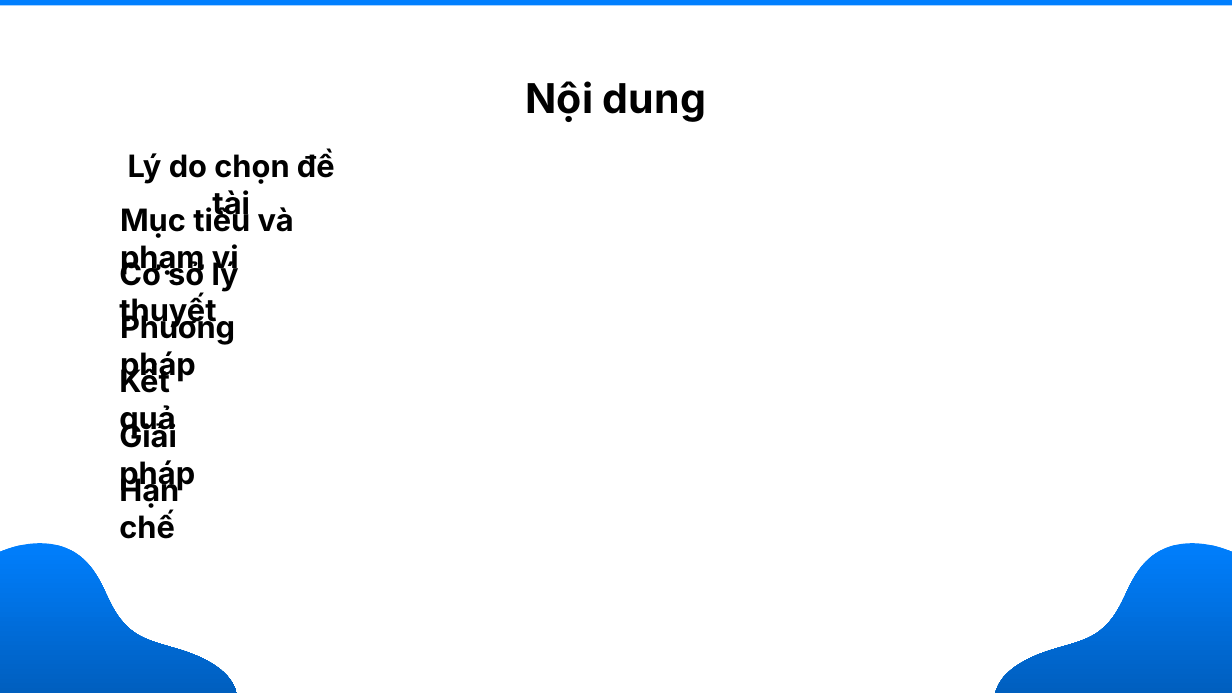
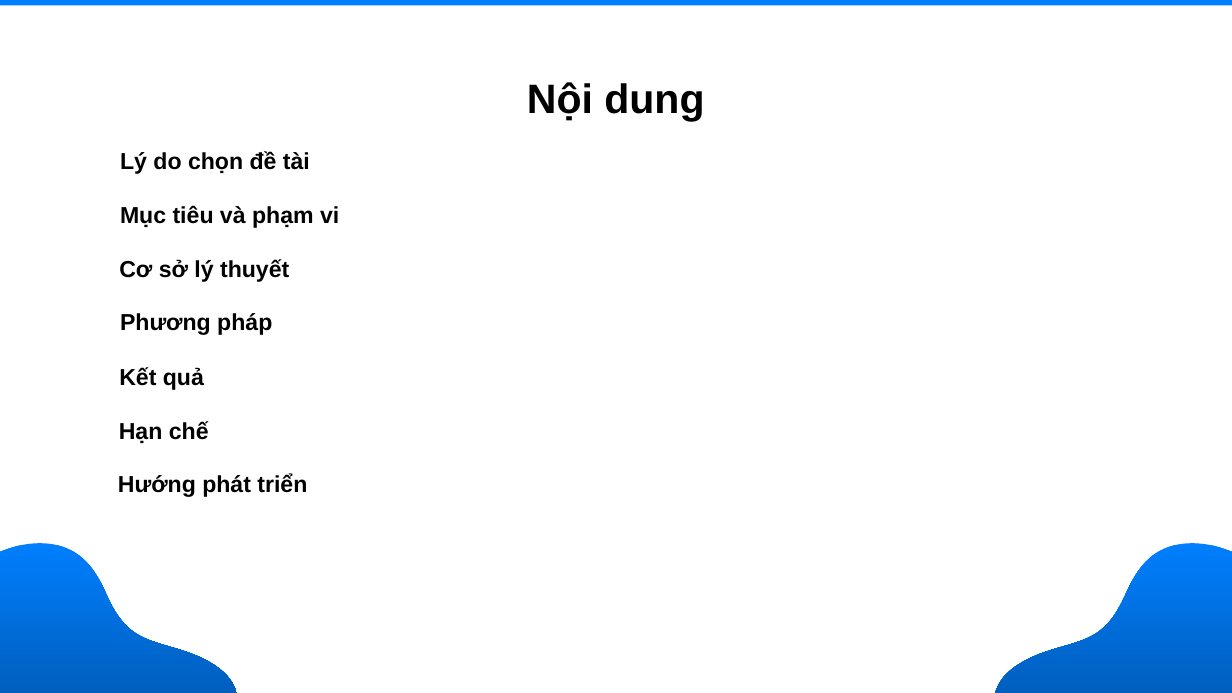
Before and after one commit to nguyendothanhloc/nguyendothanhloc-tn-da22ttd-110122105-nguyendothanhloc-xaydunghethongcotichhoptrolyaochottnn, a slide deck: slide 2 of docs/Slile.pptx. Drawn at 1232x693 pixels with LibreOffice and Linux fonts; fonts in the diff are those of the drawing; background and template pictures are left out. Boxes give left, top, right and bottom in pixels: in the first picture for what was removed or moved away, otherwise in the second. Text is boxed around its words. In the diff, an @@ line names an element or a change of style, - is before the commit and + after.

```diff
--- a/docs/Slile.pptx
+++ b/docs/Slile.pptx
@@ text "Nội dung" at (x1=527, y1=82, x2=704, y2=121): font Inter to Arial @@
@@ size 24 to 18 pt, font Inter to Arial in 6 elements at (x1=119, y1=367, x2=204, y2=390), (x1=120, y1=151, x2=310, y2=174), (x1=119, y1=259, x2=289, y2=282), (x1=120, y1=313, x2=272, y2=335), (x1=120, y1=205, x2=339, y2=228), (x1=119, y1=421, x2=209, y2=443) @@
@@ text "Hạn chế" moved from (x1=119, y1=475, x2=179, y2=539) to (x1=119, y1=421, x2=209, y2=443) @@
@@ text at (x1=118, y1=474, x2=307, y2=497): text changed; size 24 to 18 pt; font Inter to Arial @@
-Giải pháp
+Hướng phát triển
```
Also in this commit, not shown: 12 other slides changed, 5 slides added, 45 other files.
